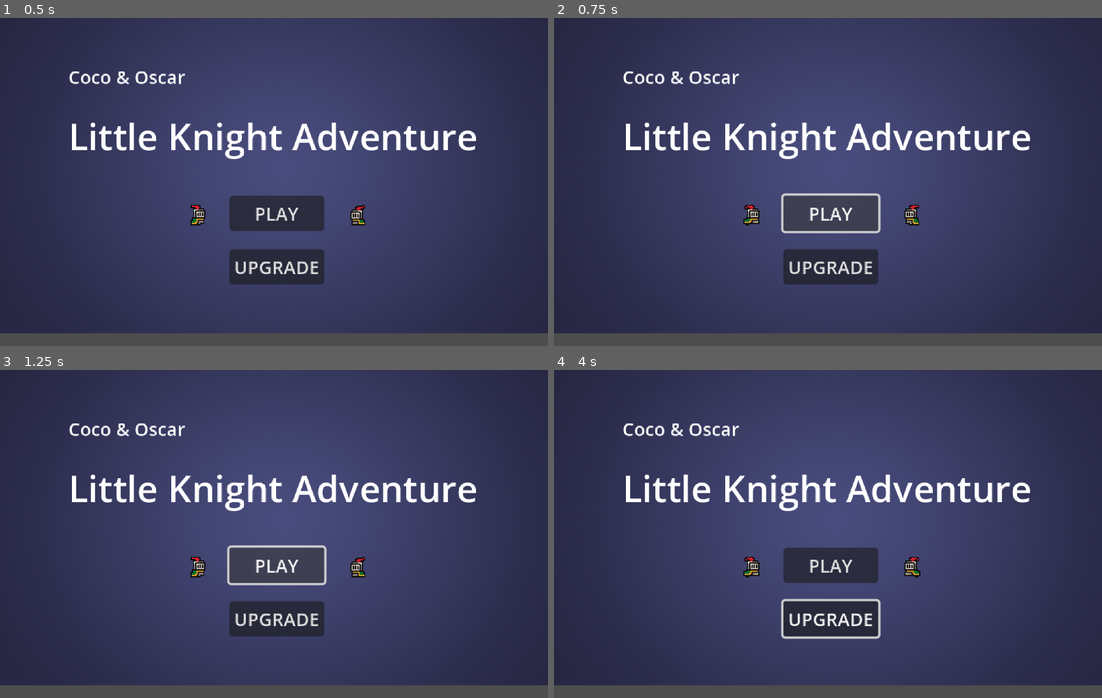
Above: before the commit, frames 1-4 (two rows, left to right).
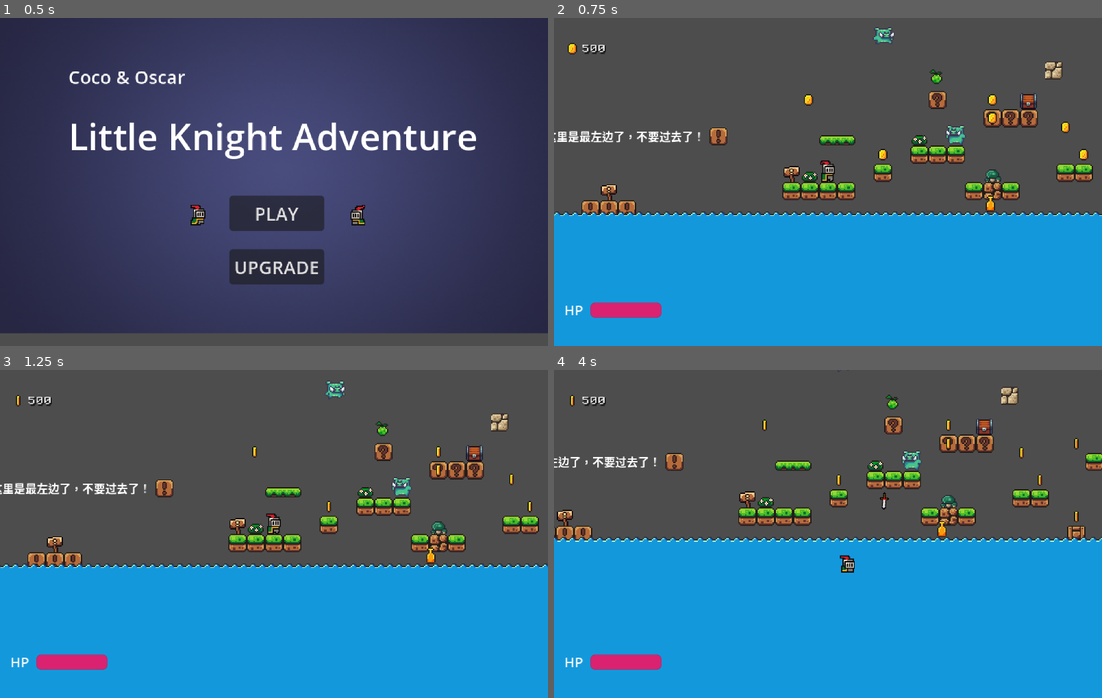
Above: after the commit, the same moments.

Repository: ypingzhao/little-knight-adventure
Game: Godot game, scene res://scenes/start_game.tscn
The game is run twice, just before and just after one commit, with the same random seed, the same clock (stepped at 60 frames per second) and the same inputs. Sound files missing from this copy of the repository are replaced by a short silence.
Inputs (mouse positions are in pixels of both pictures, inside the frame that each line leads up to):
- Up to frame 1 (0.5 s): no input
- Up to frame 2 (0.75 s): click "PLAY" at 0.5 s
- Up to frame 3 (1.25 s): no input
- Up to frame 4 (4 s): click (833, 566) at 1.25 s, where only the run before the commit has a clickable "PLAY"; click (833, 619) at 2 s, where only the run before the commit has a clickable "UPGRADE"; tap Enter at 2.75 s; move the mouse to (948, 517) at 2.77 s; hold D (right) from 2.78 s (still down); tap E (interact) at 2.85 s; click (948, 517) at 2.92 s; tap Space (jump) at 3.02, 3.77 s; move the mouse to (718, 550) at 3.52 s; tap K (throw) at 3.6 s

Frame 1 is identical in both runs. In frame 2, 88% of the frame differs, in the area x 0-100%, y 0-100%; in frame 3, 88%; in frame 4, 90%.

Commit message:
Fix skill tree UI scene file format error
Problem: Scene file used GDScript method calls (set_border_width_all, set_corner_radius_all)
which are not valid in .tscn scene format, causing parse errors and preventing scene loading.

Solution: Replaced method calls with individual property assignments:
- set_border_width_all(2) → border_width_left/right/top/bottom = 2
- set_corner_radius_all(4) → corner_radius_*_left/right = 4

Also added Problem 4.5 to UI troubleshooting guide documenting this lesson:
- Scene files (.tscn) can only use property = value format
- GDScript methods can only be used in .gd files
- Reference: shop_ui.tscn shows correct scene file format

Impact:
- Fixed: scenes/ui/skill_tree_ui.tscn now loads correctly
- Documented: Added comprehensive troubleshooting guide entry
- Updated: UI开发问题汇总.md v1.1 → v1.2

Co-Authored-By: Claude Sonnet 4.5 <noreply@anthropic.com>

Diff:
--- a/scenes/ui/skill_tree_ui.tscn
+++ b/scenes/ui/skill_tree_ui.tscn
@@ -5,14 +5,26 @@
 [sub_resource type="StyleBoxFlat" id="StyleBoxFlat_Panel"]
 bg_color = Color(0.15, 0.15, 0.2, 0.95)
 border_color = Color(0.5, 0.5, 0.6, 1.0)
-set_border_width_all(3)
-set_corner_radius_all(10)
+border_width_left = 3
+border_width_right = 3
+border_width_top = 3
+border_width_bottom = 3
+corner_radius_top_left = 10
+corner_radius_top_right = 10
+corner_radius_bottom_right = 10
+corner_radius_bottom_left = 10
 
 [sub_resource type="StyleBoxFlat" id="StyleBoxFlat_CloseButton"]
 bg_color = Color(0.8, 0.2, 0.2, 1.0)
 border_color = Color(1.0, 0.3, 0.3, 1.0)
-set_border_width_all(2)
-set_corner_radius_all(4)
+border_width_left = 2
+border_width_right = 2
+border_width_top = 2
+border_width_bottom = 2
+corner_radius_top_left = 4
+corner_radius_top_right = 4
+corner_radius_bottom_right = 4
+corner_radius_bottom_left = 4
 
 [node name="SkillTreeUI" type="CanvasLayer"]
 layer = 128
Not shown, changed: references/UI开发问题汇总.md
